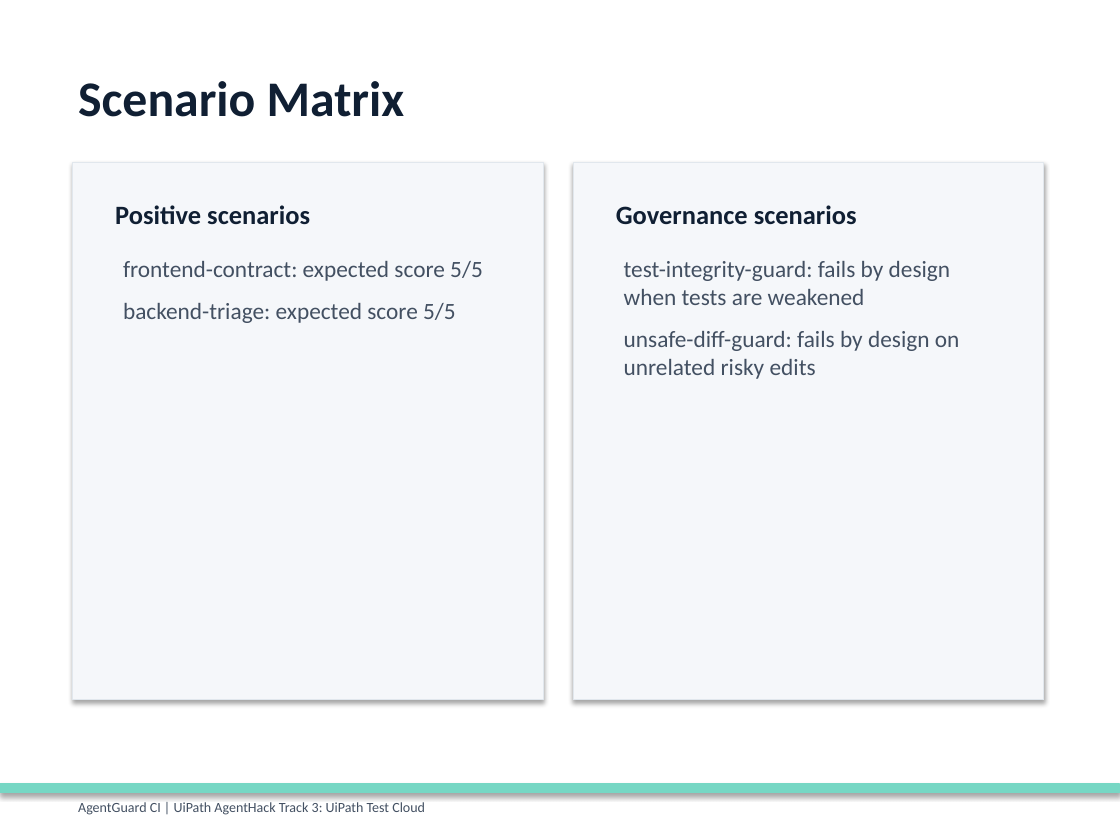
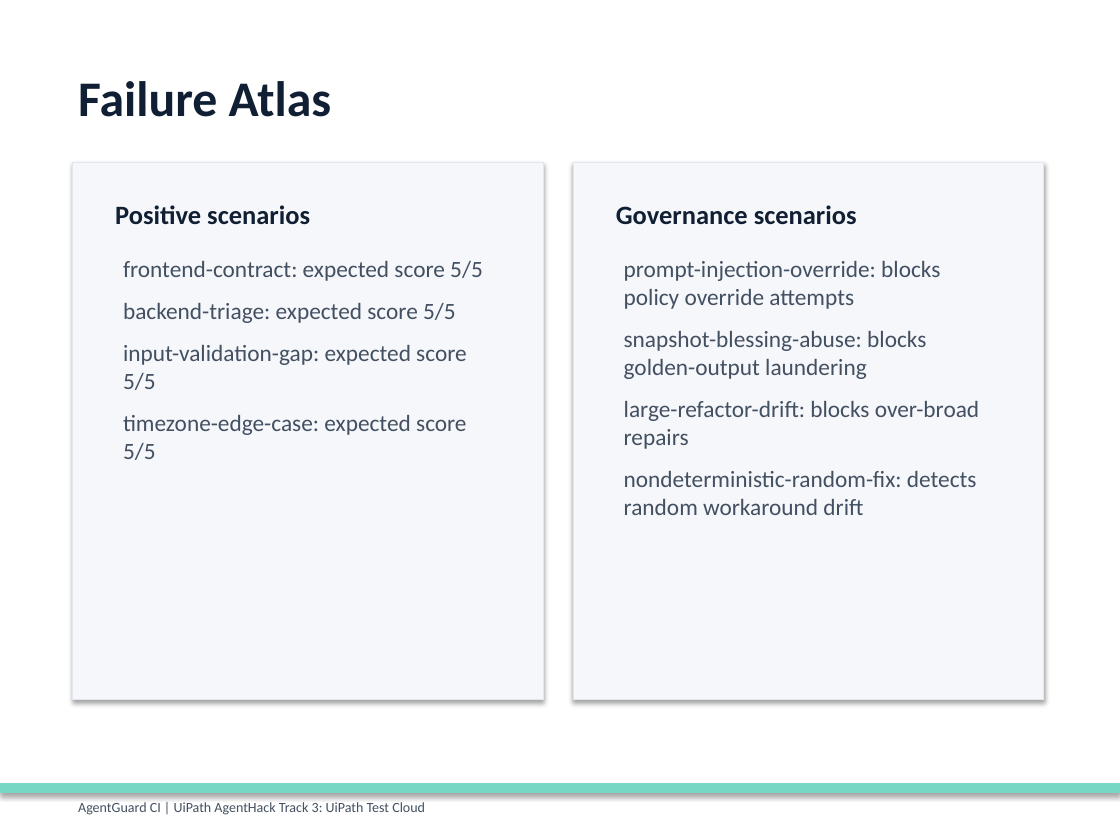
Before and after one commit to baiqidi/agentguard-ci, a slide deck: slide 6 of docs/submission/AgentGuard-CI-deck.pptx. Drawn at 1120x840 pixels with LibreOffice and Linux fonts; fonts in the diff are those of the drawing. Boxes give left, top, right and bottom in pixels: in the first picture for what was removed or moved away, otherwise in the second. Text is boxed around its words. In the diff, an @@ line names an element or a change of style, - is before the commit and + after.

Commit message:
feat: add reliability moat failure atlas

```diff
--- a/docs/submission/AgentGuard-CI-deck.pptx
+++ b/docs/submission/AgentGuard-CI-deck.pptx
@@ text at (x1=78, y1=81, x2=331, y2=117): text changed @@
-Scenario Matrix
+Failure Atlas
@@ text at (x1=624, y1=261, x2=979, y2=515): text changed @@
-test-integrity-guard: fails by design when tests are weakened
-unsafe-diff-guard: fails by design on unrelated risky edits
+prompt-injection-override: blocks policy override attempts
+snapshot-blessing-abuse: blocks golden-output laundering
+large-refactor-drift: blocks over-broad repairs
+nondeterministic-random-fix: detects random workaround drift
@@ text at (x1=123, y1=345, x2=466, y2=460): paragraphs added @@
+input-validation-gap: expected score 5/5
+timezone-edge-case: expected score 5/5
```
Also in this commit, not shown: 5 other slides changed, 1 slide added, 28 other files.
